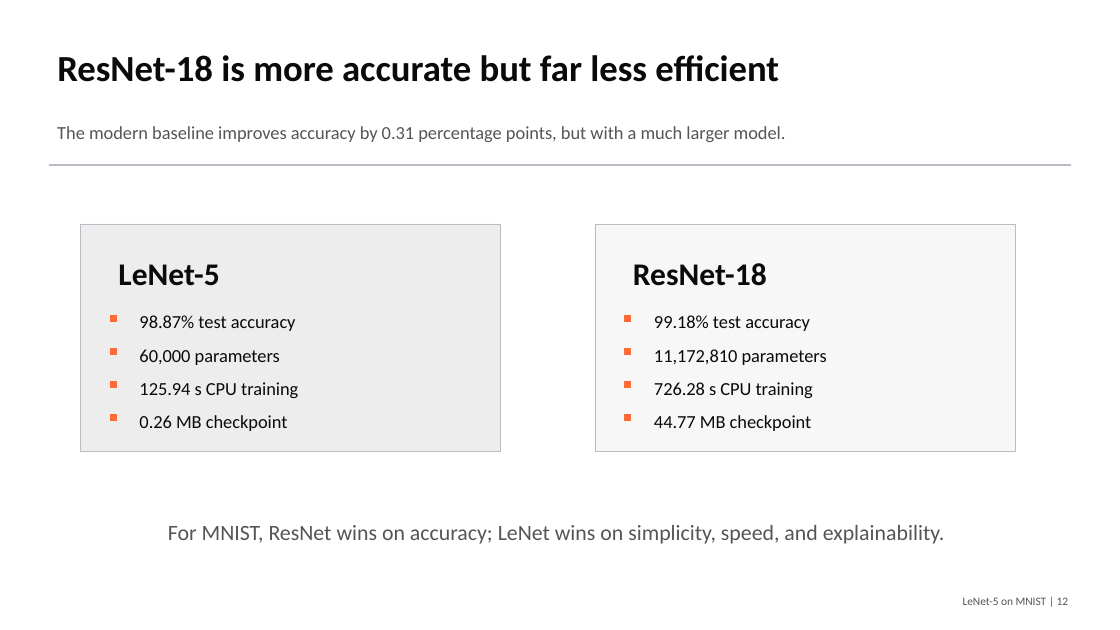
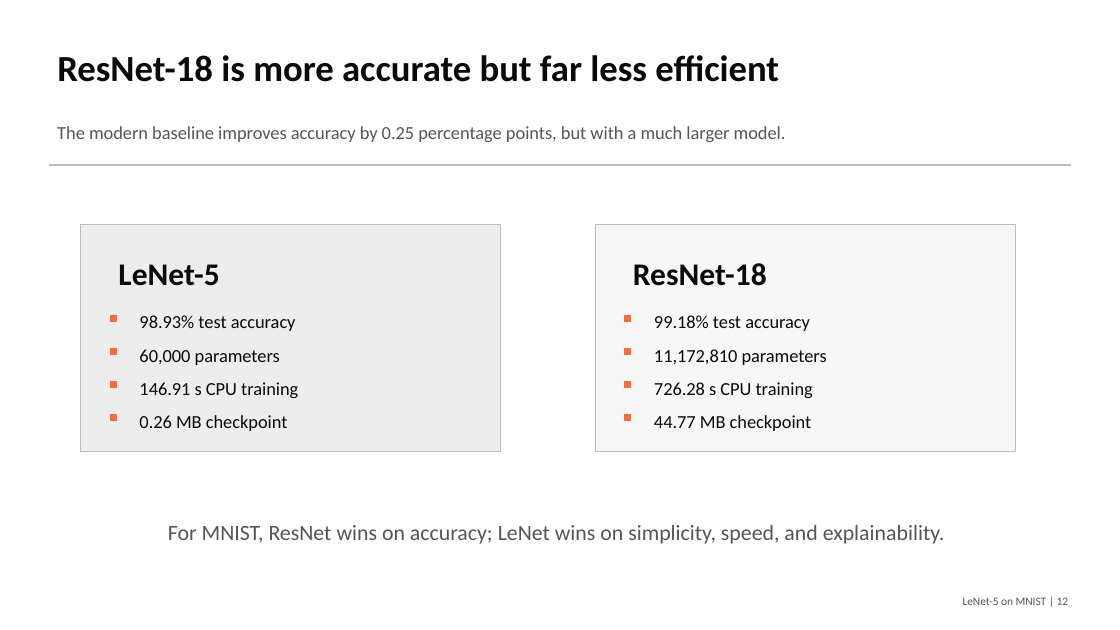
Before and after one commit to macbehnke/NN_funds_project, a slide deck: slide 12 of slides/LeNet5_MNIST_Final_Presentation.pptx. Drawn at 1120x630 pixels with LibreOffice and Linux fonts; fonts in the diff are those of the drawing. Boxes give left, top, right and bottom in pixels: in the first picture for what was removed or moved away, otherwise in the second. Text is boxed around its words. In the diff, an @@ line names an element or a change of style, - is before the commit and + after.

```diff
--- a/slides/LeNet5_MNIST_Final_Presentation.pptx
+++ b/slides/LeNet5_MNIST_Final_Presentation.pptx
@@ text at <box>57,126,786,142</box>: text changed @@
-The modern baseline improves accuracy by 0.31 percentage points, but with a much larger model.
+The modern baseline improves accuracy by 0.25 percentage points, but with a much larger model.
@@ text at <box>139,315,296,331</box>: text changed @@
-98.87% test accuracy
+98.93% test accuracy
@@ text at <box>139,382,298,398</box>: text changed @@
-125.94 s CPU training
+146.91 s CPU training
```
Also in this commit, not shown: 7 other slides changed, 4 other files.
